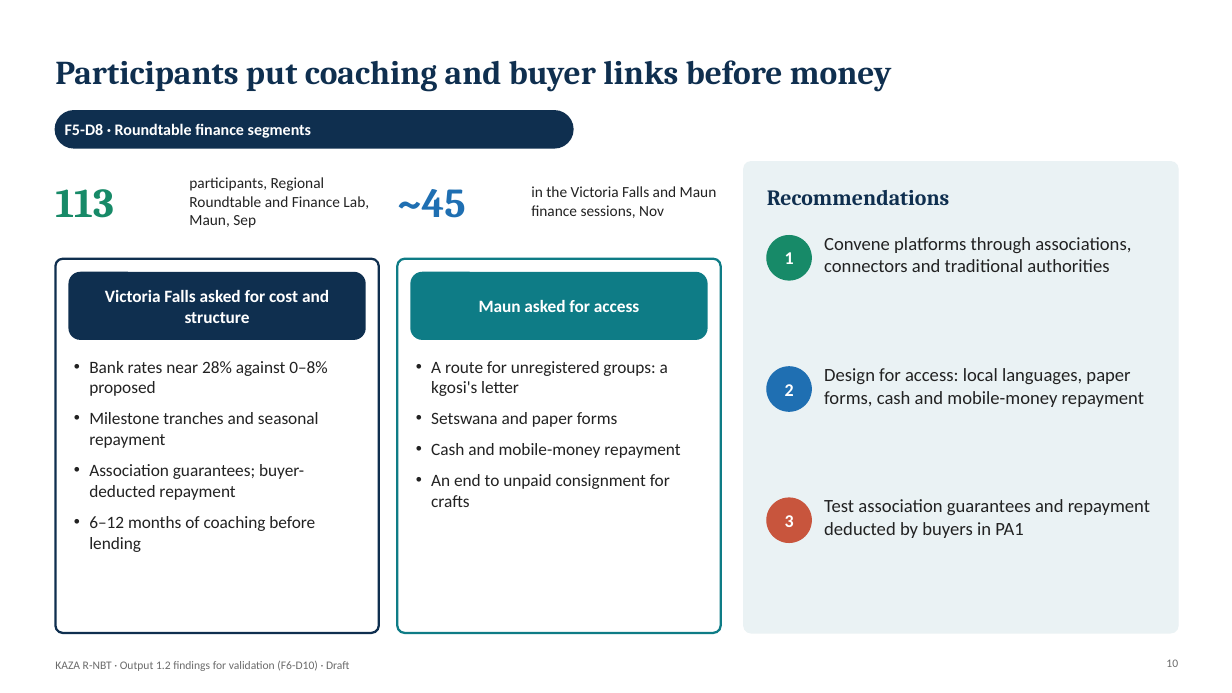
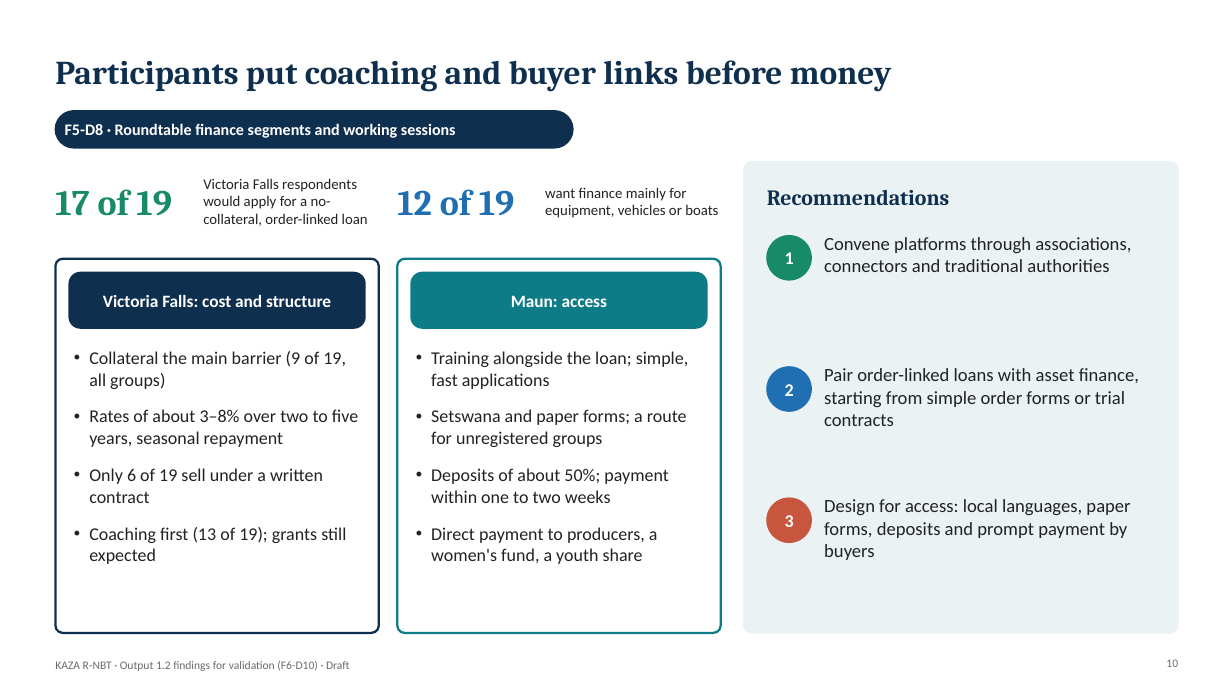
Before and after one commit to modestanz/GIZ-Works, a slide deck: slide 10 of deliverables/F6-D10_Output_1.2_Findings_for_Validation_by_Deliverable.pptx. Drawn at 1232x693 pixels with LibreOffice and Linux fonts; fonts in the diff are those of the drawing; background and template pictures are left out. Boxes give left, top, right and bottom in pixels: in the first picture for what was removed or moved away, otherwise in the second. Text is boxed around its words. In the diff, an @@ line names an element or a change of style, - is before the commit and + after.

```diff
--- a/deliverables/F6-D10_Output_1.2_Findings_for_Validation_by_Deliverable.pptx
+++ b/deliverables/F6-D10_Output_1.2_Findings_for_Validation_by_Deliverable.pptx
@@ text at [65,123,456,138]: text changed @@
-F5-D8 · Roundtable finance segments
+F5-D8 · Roundtable finance segments and working sessions
@@ text at [203,178,368,226]: text changed; size 12 to 11.5 pt @@
-participants, Regional Roundtable and Finance Lab, Maun, Sep
+Victoria Falls respondents would apply for a no-collateral, order-linked loan
@@ text at [55,189,172,216]: text changed; size 32 to 28 pt @@
-113
+17 of 19
@@ text at [397,189,515,216]: text changed; size 32 to 28 pt @@
-~45
+12 of 19
@@ text at [545,187,718,218]: text changed; size 12 to 11.5 pt @@
-in the Victoria Falls and Maun finance sessions, Nov
+want finance mainly for equipment, vehicles or boats
@@ rounded rectangle: place and size @@
-rounded rectangle at [69,273,365,339]
+rounded rectangle at [69,273,365,328]
@@ rounded rectangle at [69,273,365,328]: proportions changed @@
@@ text at [103,295,331,307]: text changed @@
-Victoria Falls asked for cost and structure
+Victoria Falls: cost and structure
@@ rounded rectangle at [411,273,707,328]: proportions changed @@
@@ rounded rectangle: place and size @@
-rounded rectangle at [411,273,707,339]
+rounded rectangle at [411,273,707,328]
@@ text at [511,295,607,307]: text changed @@
-Maun asked for access
+Maun: access
@@ text at [89,351,358,564]: text changed; size 13.5 to 14 pt @@
-• Bank rates near 28% against 0–8% proposed
-• Milestone tranches and seasonal repayment
-• Association guarantees; buyer-deducted repayment
-• 6–12 months of coaching before lending
+• Collateral the main barrier (9 of 19, all groups)
+• Rates of about 3–8% over two to five years, seasonal repayment
+• Only 6 of 19 sell under a written contract
+• Coaching first (13 of 19); grants still expected
@@ text at [431,351,689,564]: text changed; size 13.5 to 14 pt @@
-• A route for unregistered groups: a kgosi's letter
-• Setswana and paper forms
-• Cash and mobile-money repayment
-• An end to unpaid consignment for crafts
+• Training alongside the loan; simple, fast applications
+• Setswana and paper forms; a route for unregistered groups
+• Deposits of about 50%; payment within one to two weeks
+• Direct payment to producers, a women's fund, a youth share
@@ text at [824,368,1139,426]: text changed @@
-Design for access: local languages, paper forms, cash and mobile-money repayment
+Pair order-linked loans with asset finance, starting from simple order forms or trial contracts
@@ text at [824,499,1130,560]: text changed @@
-Test association guarantees and repayment deducted by buyers in PA1
+Design for access: local languages, paper forms, deposits and prompt payment by buyers
```
Also in this commit, not shown: 3 other slides changed, 1 slide added, 1 slide removed, 5 other files.
